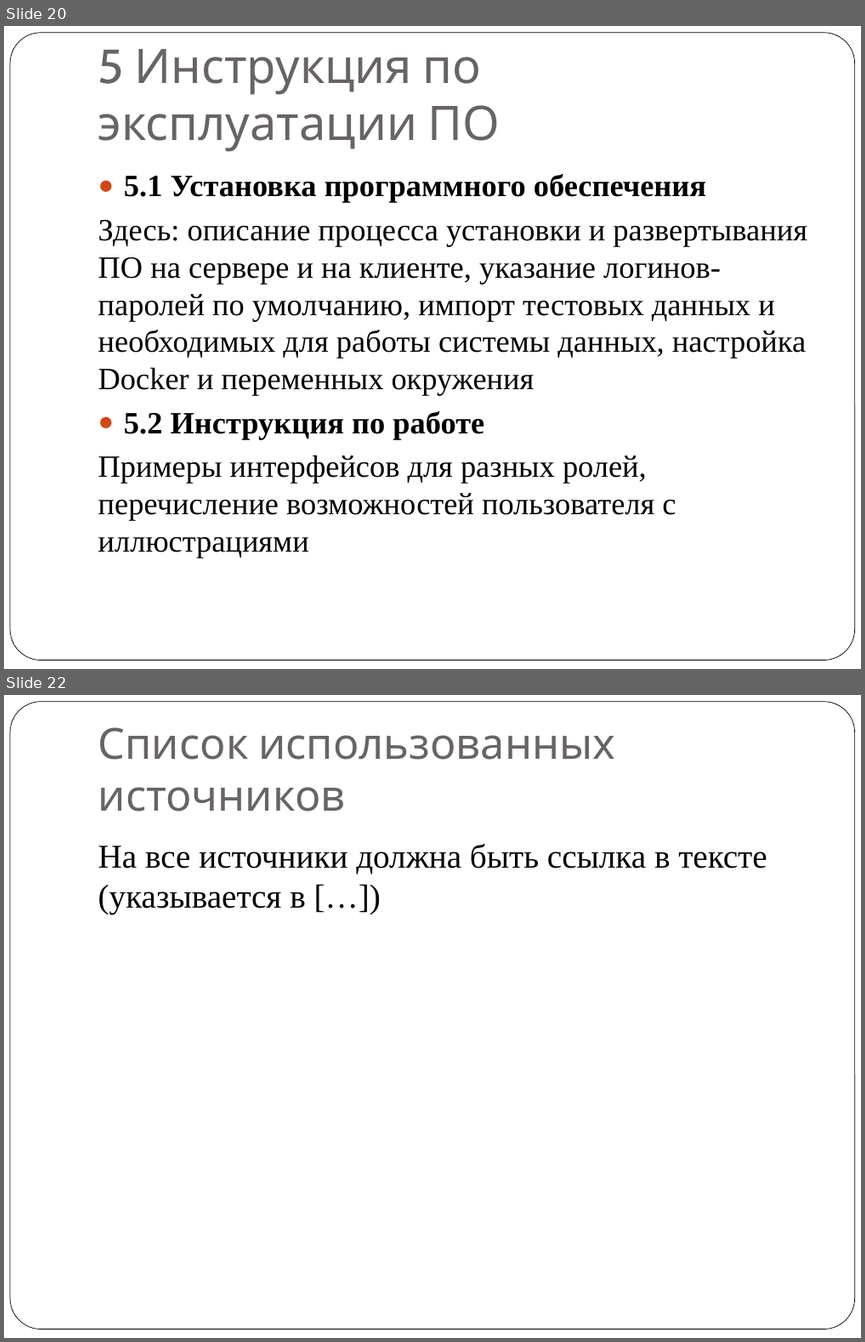
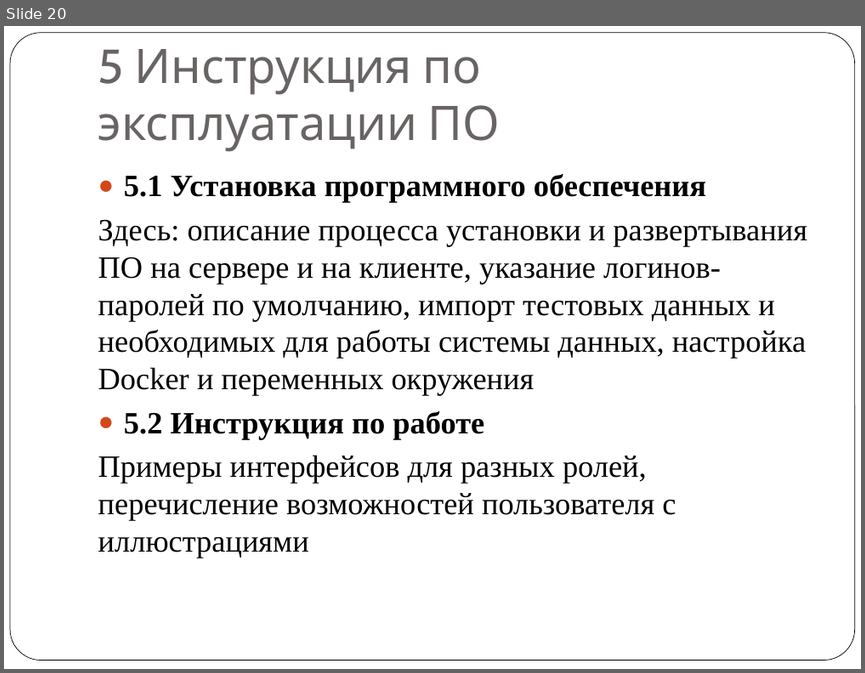
Before and after one commit to LokiMATI/ISRPO, a slide deck: Все лабы/МДК.02.01 ТРПО/КП/Курсовое проектирование 2026.pptx. Shown one above the other, each under a label of ours: slides 20 and 22 before the commit, slide 20 after it; the slides between them are not shown. The pictures are 865x1342 and 865x673 pixels, drawn with LibreOffice and Linux fonts; fonts in the diff are those of the drawing. Boxes give left, top, right and bottom in pixels: in the first picture for what was removed or moved away, otherwise in the second. Text is boxed around its words. In the diff, an @@ line names an element or a change of style, - is before the commit and + after.

```diff
--- a/Все лабы/МДК.02.01 ТРПО/КП/Курсовое проектирование 2026.pptx
+++ b/Все лабы/МДК.02.01 ТРПО/КП/Курсовое проектирование 2026.pptx
@@ slide 22 removed at bbox=[4, 695, 861, 1338], background #FFFFFF; not listed: 1 template element that a slide beside it also shows @@
@@ title removed at bbox=[98, 727, 615, 811] @@
-Список использованных источников
@@ text removed at bbox=[98, 844, 766, 914] @@
-На все источники должна быть ссылка в тексте (указывается в […])
```
Also in this commit, not shown: 5 slides changed, 4 other files.
